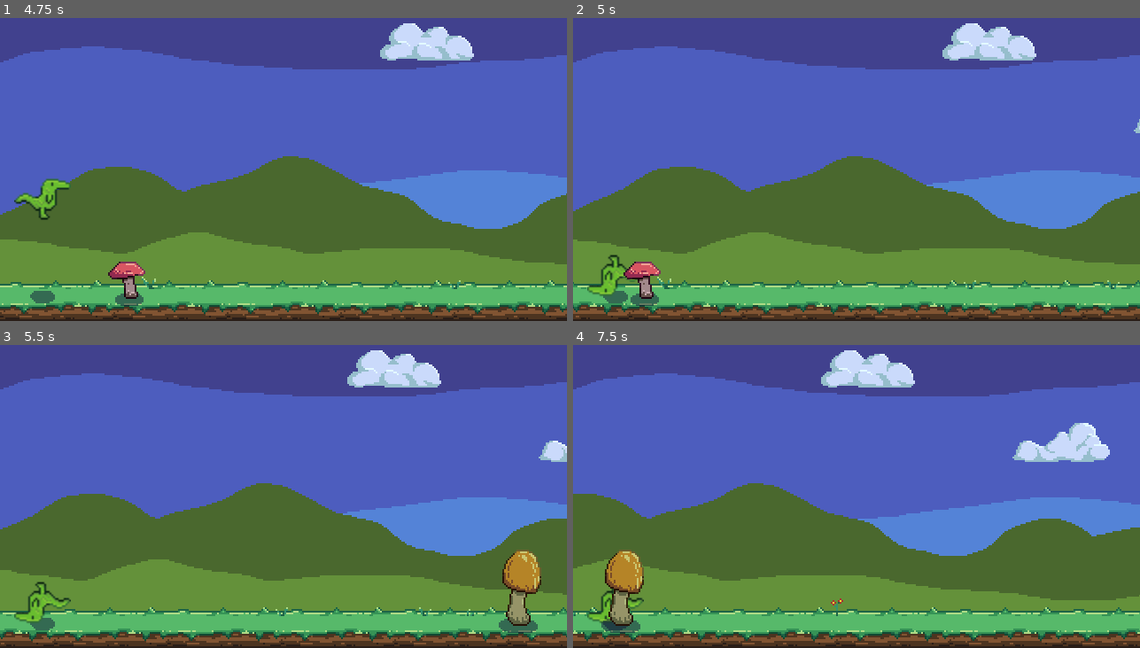
Above: before the commit, frames 1-4 (two rows, left to right).
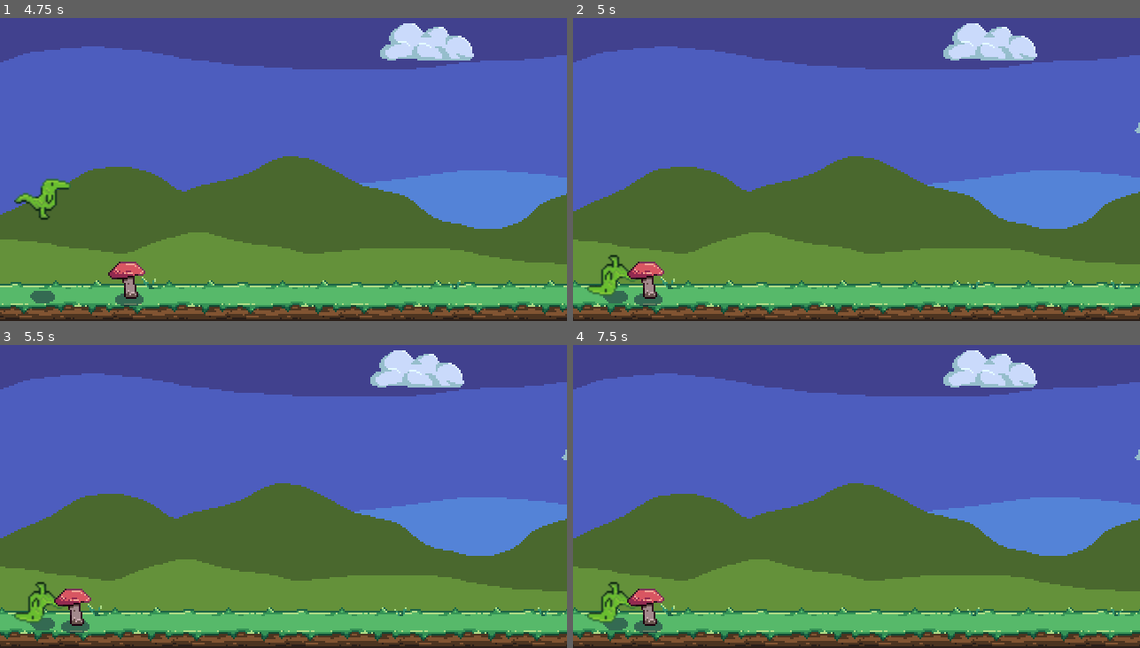
Above: after the commit, the same moments.

Repository: zMenta/DinosaurRun
Game: Godot game, scene res://main/Main.tscn
Two runs of this game, one before a commit and one after it. Both use one fixed random seed, a clock stepped at 60 frames per second and the inputs below.
Inputs:
- Up to frame 1 (4.75 s): tap Space (jump) at 0.77, 1.52, 3.02, 3.77, 4.52 s
- Up to frame 2 (5 s): no input
- Up to frame 3 (5.5 s): no input
- Up to frame 4 (7.5 s): tap Space (jump) at 6.02, 6.77 s

Frame 1 is identical in both runs. In frame 2, 3.0% of the frame differs, in the area x 0-100%, y 1-100%; in frame 3, 9.9%; in frame 4, 21%.

Commit message:
world stops on player death

Diff:
--- a/DinosaurRun/main/Main.gd
+++ b/DinosaurRun/main/Main.gd
@@ -11,3 +11,8 @@
 	obstacle_manager.increase_spawn_rate(obstacle_spawn_rate_increase)
 	obstacle_manager.increase_obstacles_speed(speed_increase_vaue)
 	map.increase_world_speed(speed_increase_vaue)
+
+
+func _on_Player_died():
+	map.stop_world()
+	obstacle_manager.stop_obstacles()
--- a/DinosaurRun/main/Main.tscn
+++ b/DinosaurRun/main/Main.tscn
@@ -19,4 +19,5 @@
 wait_time = 0.1
 autostart = true
 
+[connection signal="player_died" from="Player" to="." method="_on_Player_died"]
 [connection signal="timeout" from="SpeedIncreaseTimer" to="." method="_on_SpeedIncreaseTimer_timeout"]
--- a/DinosaurRun/scenes/player/Player.tscn
+++ b/DinosaurRun/scenes/player/Player.tscn
@@ -1,8 +1,9 @@
-[gd_scene load_steps=6 format=2]
+[gd_scene load_steps=7 format=2]
 
 [ext_resource path="res://scenes/player/Player.gd" type="Script" id=1]
 [ext_resource path="res://scenes/player/assets/Dino.png" type="Texture" id=2]
 [ext_resource path="res://scenes/player/assets/DinoShadow.png" type="Texture" id=3]
+[ext_resource path="res://scenes/player/PlayerNode.gd" type="Script" id=4]
 
 [sub_resource type="RectangleShape2D" id=1]
 extents = Vector2( 11.5, 11.5 )
@@ -11,6 +12,7 @@
 extents = Vector2( 7, 10.25 )
 
 [node name="Player" type="Node2D"]
+script = ExtResource( 4 )
 
 [node name="DinoShadow" type="Sprite" parent="."]
 position = Vector2( 0, -2 )
@@ -37,4 +39,5 @@
 position = Vector2( 1, -1.25 )
 shape = SubResource( 2 )
 
+[connection signal="died" from="Player" to="." method="_on_Player_died"]
 [connection signal="area_entered" from="Player/HitBox" to="Player" method="_on_HitBox_area_entered"]
--- /dev/null
+++ b/DinosaurRun/scenes/player/PlayerNode.gd
@@ -0,0 +1,7 @@
+extends Node2D
+
+signal player_died
+
+
+func _on_Player_died():
+	emit_signal("player_died")
--- a/DinosaurRun/scenes/world/map/Map.gd
+++ b/DinosaurRun/scenes/world/map/Map.gd
@@ -4,3 +4,11 @@
 
 func increase_world_speed(speed_increase: float) -> void:
 	parallax.increase_layers_speed(speed_increase)
+
+
+func stop_world() -> void:
+	parallax.stop_layers()
+
+
+func start_world() -> void:
+	parallax.start_layers()
--- a/DinosaurRun/scenes/world/map/Parallax.gd
+++ b/DinosaurRun/scenes/world/map/Parallax.gd
@@ -7,3 +7,15 @@
 	for layer in parallax_background.get_children():
 		if layer.get_script() != null:
 			layer.speed += speed_increase
+
+
+func stop_layers() -> void:
+	for layer in parallax_background.get_children():
+		if layer.get_script() != null:
+			layer.is_moving = false
+
+
+func start_layers() -> void:
+	for layer in parallax_background.get_children():
+		if layer.get_script() != null:
+			layer.is_moving = true
--- a/DinosaurRun/scenes/world/obstacles/Obstacle.gd
+++ b/DinosaurRun/scenes/world/obstacles/Obstacle.gd
@@ -4,6 +4,7 @@
 onready var sprite := $ObstacleHitbox/Sprite
 onready var collisionShape := $ObstacleHitbox/CollisionPolygon2D
 export(float) var speed : float = 50
+export(bool) var is_moving : bool = true
 
 func _ready() -> void:
 	randomize()
@@ -13,6 +14,9 @@
 
 
 func _physics_process(delta: float) -> void:
+	if not is_moving:
+		return
+
 	position.x -= speed * delta
 
 
--- a/DinosaurRun/scenes/world/obstacles/ObstacleManager.gd
+++ b/DinosaurRun/scenes/world/obstacles/ObstacleManager.gd
@@ -11,6 +11,7 @@
 onready var obstacles_group := $ObstaclesGroup
 
 
+
 func increase_spawn_rate(value: float) -> void:
 	if not spawn_timer.wait_time <= 0 and spawn_timer.wait_time >= min_spawn_time:
 		spawn_timer.wait_time -= value
@@ -22,6 +23,18 @@
 		obstacle.speed = base_obstacle_speed
 
 
+func stop_obstacles() -> void:
+	spawn_timer.stop()
+	for obstacle in obstacles_group.get_children():
+		obstacle.is_moving = false
+
+
+func start_obstacles() -> void:
+	spawn_timer.start()
+	for obstacle in obstacles_group.get_children():
+		obstacle.is_moving = true
+
+
 func _on_SpawnTimer_timeout():
 	randomize()
 	var obstacle = obstacles[randi() % obstacles.size()]
